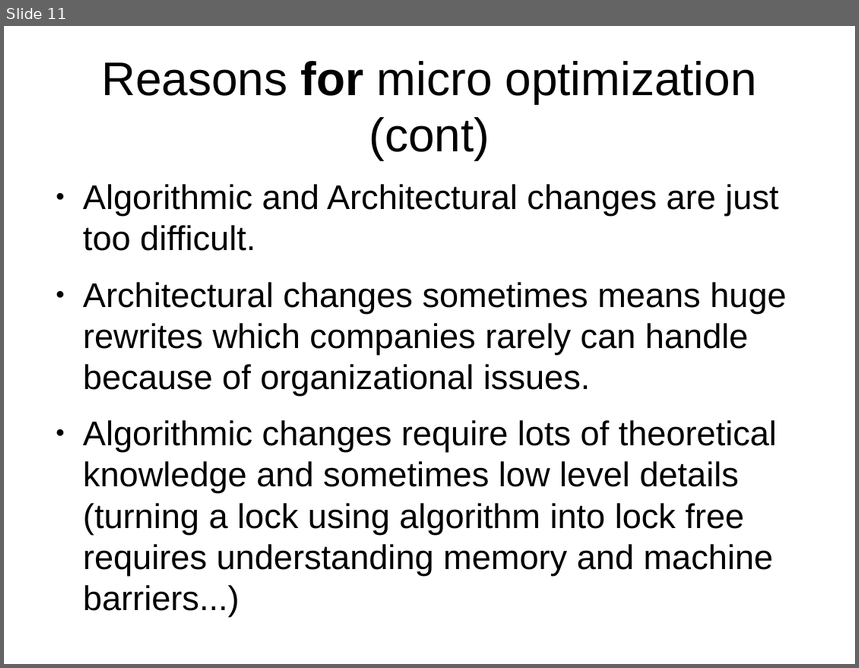
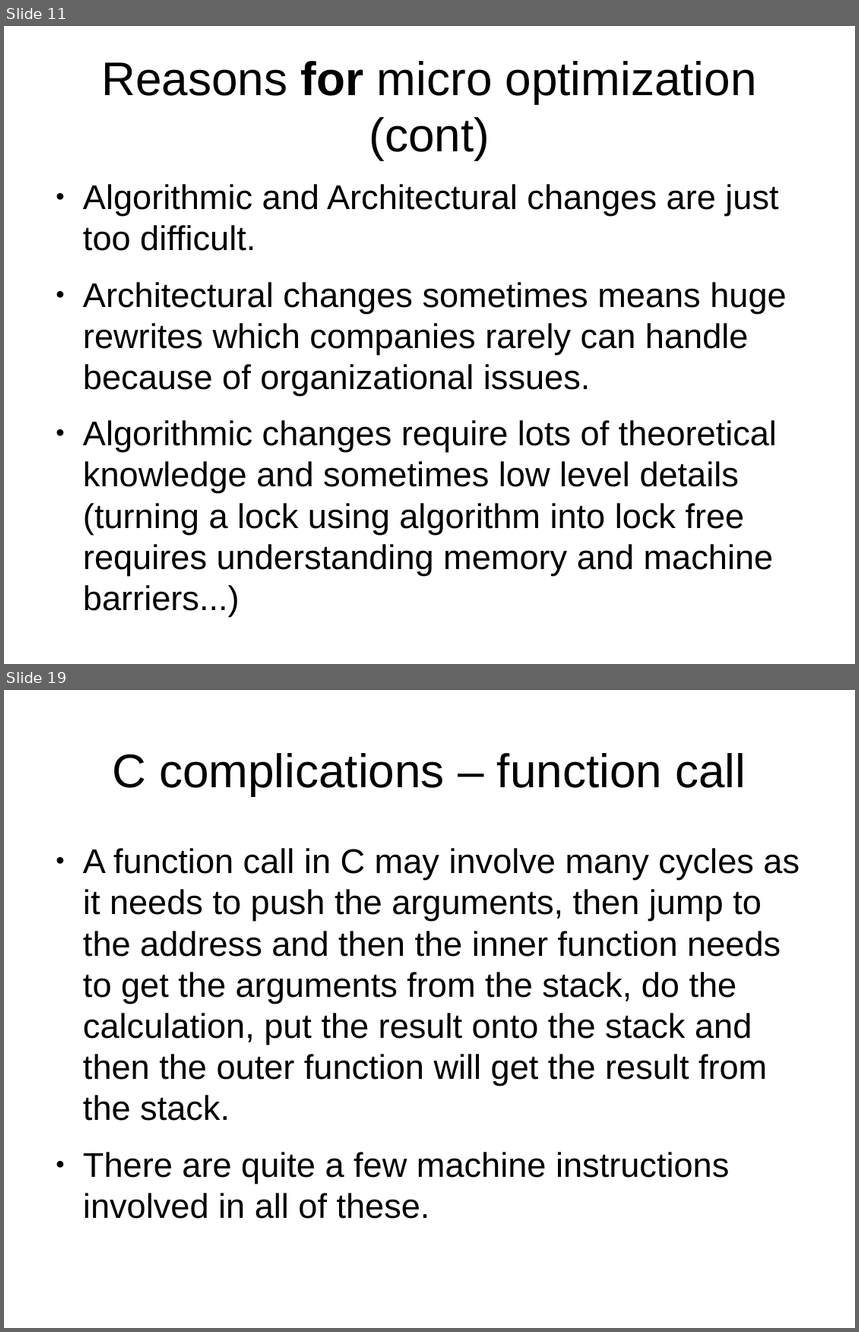
Before and after one commit to veltzer/demos-linux, a slide deck: multi_core/effective_cplusplus.odp. Shown one above the other, each under a label of ours: slide 11 before the commit, slides 11 and 19 after it; the slides between them are not shown. The pictures are 859x668 and 859x1332 pixels, drawn with LibreOffice and Linux fonts; fonts in the diff are those of the drawing. Boxes give left, top, right and bottom in pixels: in the first picture for what was removed or moved away, otherwise in the second. Text is boxed around its words. In the diff, an @@ line names an element or a change of style, - is before the commit and + after.

```diff
--- a/multi_core/effective_cplusplus.odp
+++ b/multi_core/effective_cplusplus.odp
@@ slide 19 added at <box>4,690,855,1328</box>, background #FFFFFF @@
@@ title added at <box>112,753,746,796</box>, 44 pt, text #000000 @@
+C complications – function call
@@ text added at <box>83,848,800,1219</box>, 32 pt, text #000000 @@
+● A function call in C may involve many cycles as it needs to push the arguments, then jump to the address and then the inner function needs to get the arguments from the stack, do the calculation, put the result onto the stack and then the outer function will get the result from the stack.
+● There are quite a few machine instructions involved in all of these.
```
Also in this commit, not shown: 4 slides changed, 15 other slides added, 1 other file.
